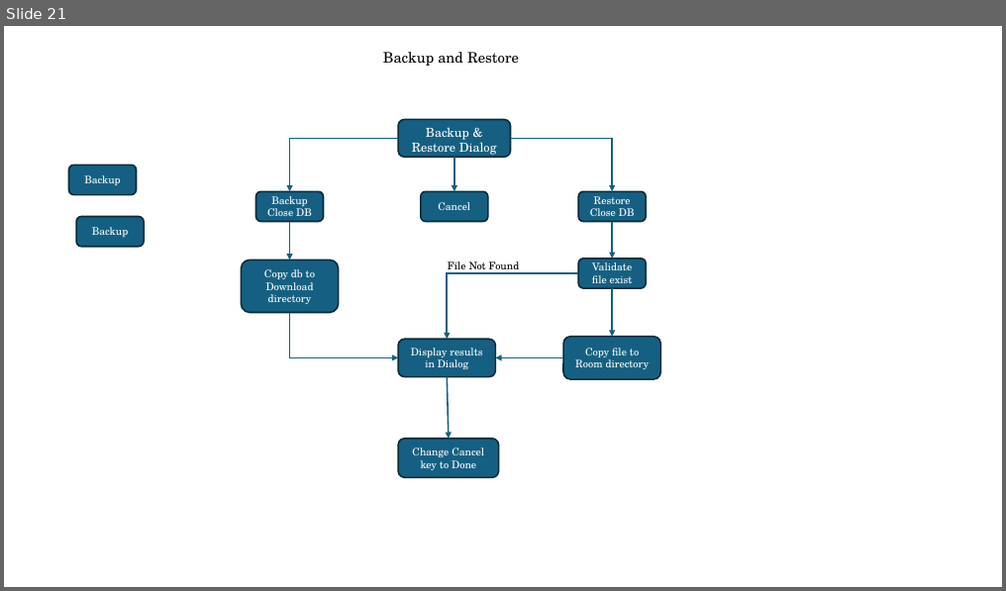
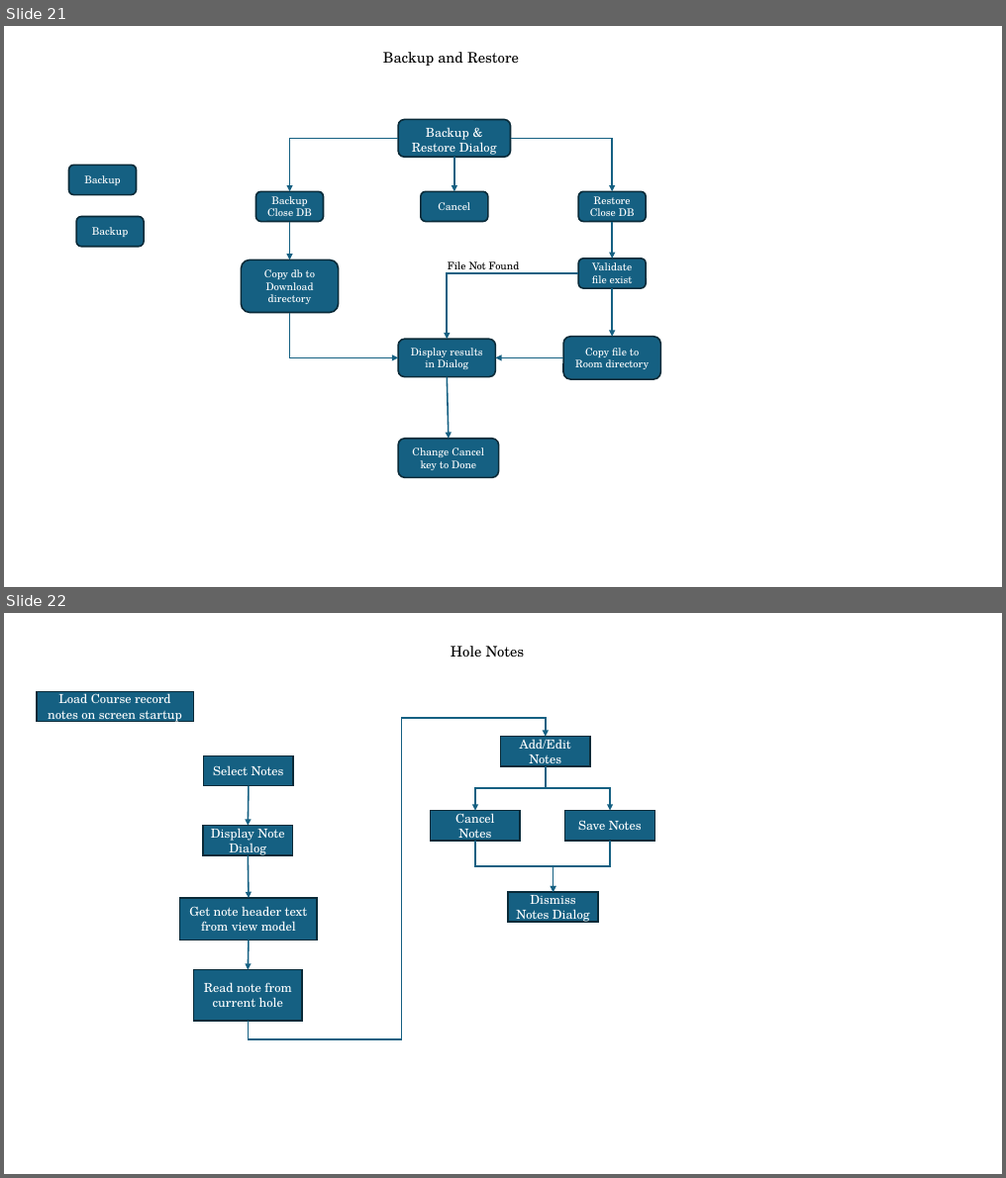
Before and after one commit to RugbyGuy01/TeamScoreRev4, a slide deck: Documentation/TeamScoreLayout.pptx. Shown one above the other, each under a label of ours: slide 21 before the commit, slides 21 and 22 after it. The pictures are 1006x591 and 1006x1178 pixels, drawn with LibreOffice and Linux fonts; fonts in the diff are those of the drawing. Boxes give left, top, right and bottom in pixels: in the first picture for what was removed or moved away, otherwise in the second. Text is boxed around its words. In the diff, an @@ line names an element or a change of style, - is before the commit and + after.

```diff
--- a/Documentation/TeamScoreLayout.pptx
+++ b/Documentation/TeamScoreLayout.pptx
@@ slide 22 added at [4,613,1002,1174], background #FFFFFF @@
@@ text added at [450,646,525,658], 14 pt, text #000000 @@
+Hole Notes
@@ rectangle added at [37,691,193,722], fill #156082, outline #092A39 1.5 pt, 12 pt, text #FFFFFF @@
+Load Course record notes on screen startup
@@ elbow arrow added from (249, 1021) to (546, 737), #156082 1.5 pt @@
@@ rectangle added at [204,756,294,786], fill #156082, outline #092A39 1.5 pt, 12 pt, text #FFFFFF @@
+Select Notes
@@ rectangle added at [500,737,590,766], fill #156082, outline #092A39 1.5 pt, 12 pt, text #FFFFFF @@
+Add/Edit Notes
@@ arrow added from (249, 786) to (249, 826), #156082 1.5 pt @@
@@ elbow arrow added from (546, 766) to (475, 811), #156082 1.5 pt @@
@@ elbow arrow added from (546, 766) to (611, 811), #156082 1.5 pt @@
@@ rectangle added at [431,811,521,841], fill #156082, outline #092A39 1.5 pt, 12 pt, text #FFFFFF @@
+Cancel Notes
@@ rectangle added at [565,811,655,841], fill #156082, outline #092A39 1.5 pt, 12 pt, text #FFFFFF @@
+Save Notes
@@ rectangle added at [203,826,293,856], fill #156082, outline #092A39 1.5 pt, 12 pt, text #FFFFFF @@
+Display Note Dialog
@@ elbow arrow added from (475, 841) to (553, 892), #156082 1.5 pt @@
@@ elbow arrow added from (611, 841) to (553, 892), #156082 1.5 pt @@
@@ arrow added from (249, 856) to (249, 898), #156082 1.5 pt @@
@@ rectangle added at [180,898,317,940], fill #156082, outline #092A39 1.5 pt, 12 pt, text #FFFFFF @@
+Get note header text from view model
@@ rectangle added at [509,892,598,922], fill #156082, outline #092A39 1.5 pt, 12 pt, text #FFFFFF @@
+Dismiss Notes Dialog
@@ arrow added from (249, 940) to (249, 970), #156082 1.5 pt @@
@@ rectangle added at [193,970,302,1021], fill #156082, outline #092A39 1.5 pt, 12 pt, text #FFFFFF @@
+Read note from current hole
```
Also in this commit, not shown: 13 other files.
